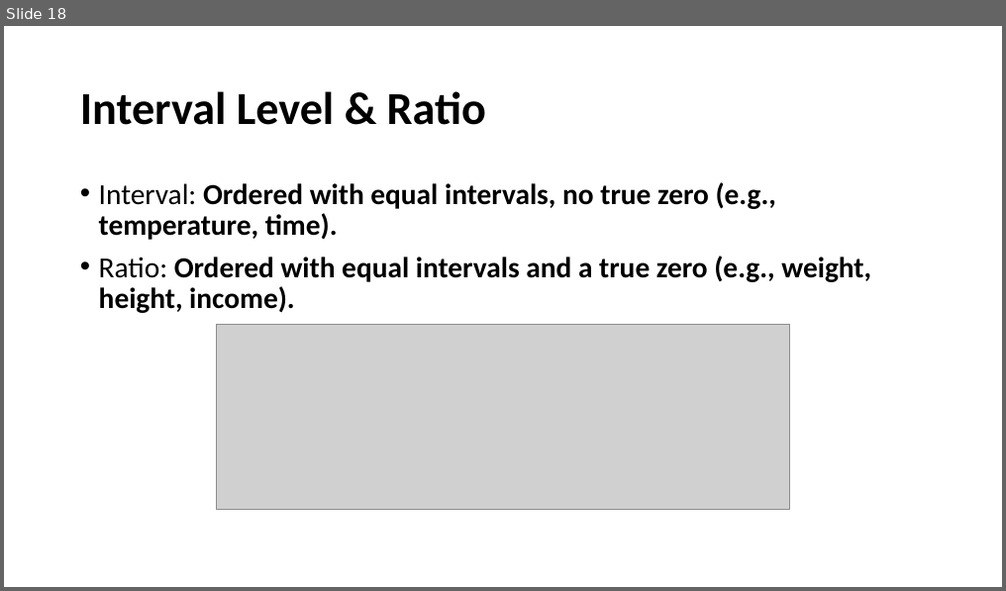
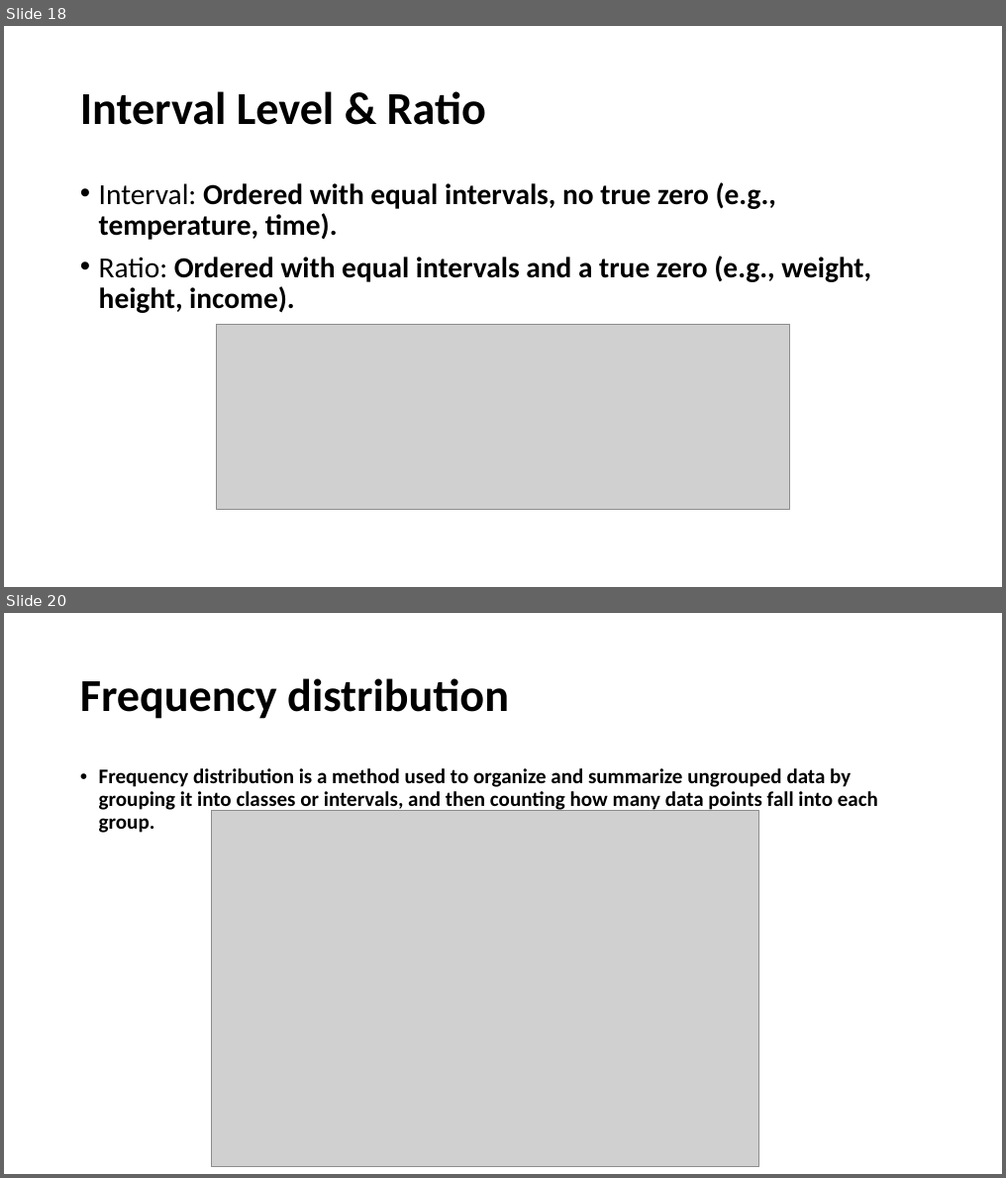
Before and after one commit to joviyal-arun/STAT_TUTORIAL_DOCUMENTS, a slide deck: statistics_tutorial.pptx. Shown one above the other, each under a label of ours: slide 18 before the commit, slides 18 and 20 after it; the slides between them are not shown. The pictures are 1006x591 and 1006x1178 pixels, drawn with LibreOffice and Linux fonts; fonts in the diff are those of the drawing; grey boxes stand for pictures. Boxes give left, top, right and bottom in pixels: in the first picture for what was removed or moved away, otherwise in the second. Text is boxed around its words. In the diff, an @@ line names an element or a change of style, - is before the commit and + after.

Commit message:
frequency distribution tutorial

```diff
--- a/statistics_tutorial.pptx
+++ b/statistics_tutorial.pptx
@@ slide 20 added at bbox=[4, 613, 1002, 1174], background #FFFFFF @@
@@ title added at bbox=[80, 678, 509, 719], 44 pt, text #000000, bold @@
+Frequency distribution
@@ text added at bbox=[99, 768, 878, 833], 20 pt, text #000000, bold @@
+• Frequency distribution is a method used to organize and summarize ungrouped data by grouping it into classes or intervals, and then counting how many data points fall into each group.
@@ picture added at bbox=[211, 811, 759, 1167] @@
```
Also in this commit, not shown: 15 other slides added.
